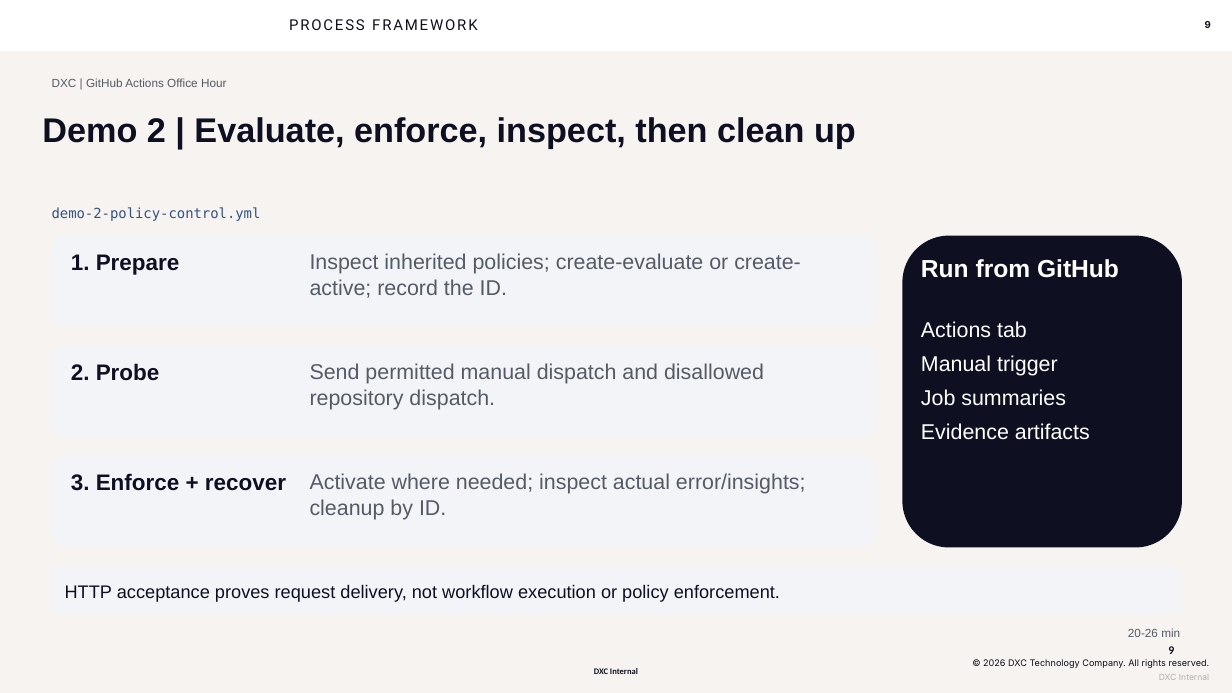
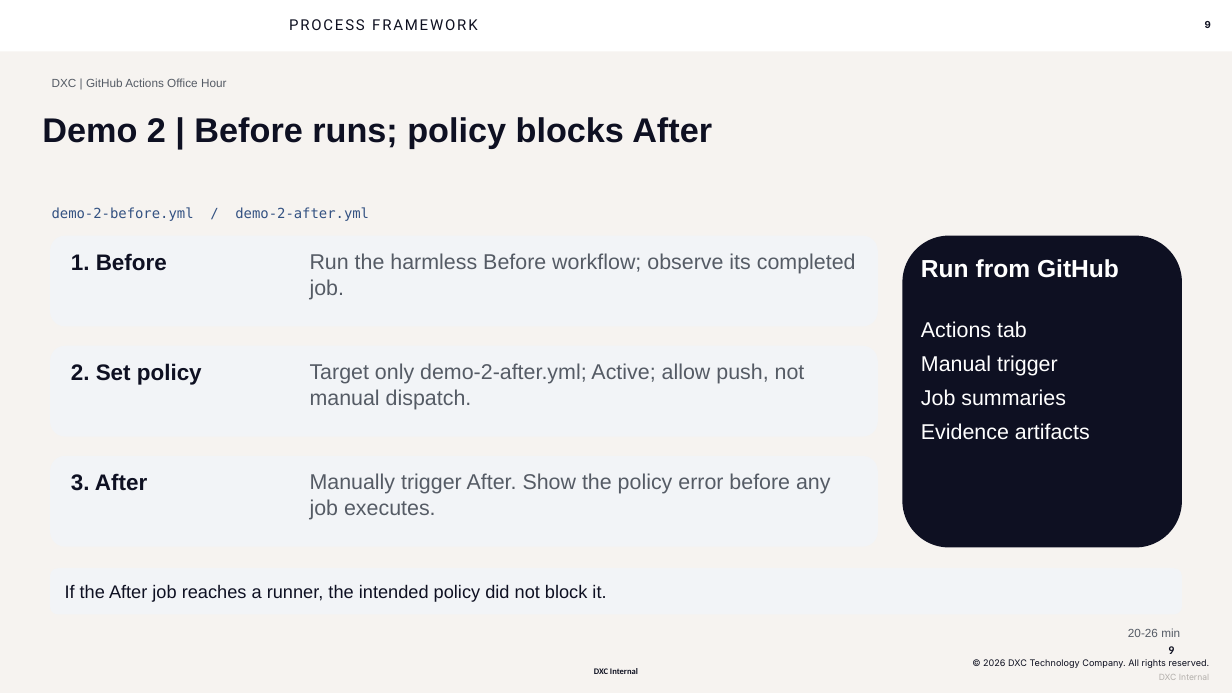
Before and after one commit to seandorsett/dxc-actions-office-hour, a slide deck: slide 9 of outputs/slides/dxc-actions-office-hour-2026-10-13.pptx. Drawn at 1232x693 pixels with LibreOffice and Linux fonts; fonts in the diff are those of the drawing; background and template pictures are left out. Boxes give left, top, right and bottom in pixels: in the first picture for what was removed or moved away, otherwise in the second. Text is boxed around its words. In the diff, an @@ line names an element or a change of style, - is before the commit and + after.

```diff
--- a/outputs/slides/dxc-actions-office-hour-2026-10-13.pptx
+++ b/outputs/slides/dxc-actions-office-hour-2026-10-13.pptx
@@ text at (x1=42, y1=117, x2=712, y2=148): text changed @@
-Demo 2 | Evaluate, enforce, inspect, then clean up
+Demo 2 | Before runs; policy blocks After
@@ text at (x1=52, y1=207, x2=369, y2=221): text changed @@
-demo-2-policy-control.yml
+demo-2-before.yml / demo-2-after.yml
@@ text at (x1=71, y1=253, x2=167, y2=271): text changed @@
-1. Prepare
+1. Before
@@ text at (x1=310, y1=253, x2=856, y2=300): text changed @@
-Inspect inherited policies; create-evaluate or create-active; record the ID.
+Run the harmless Before workflow; observe its completed job.
@@ text at (x1=71, y1=363, x2=202, y2=385): text changed @@
-2. Probe
+2. Set policy
@@ text at (x1=310, y1=363, x2=805, y2=410): text changed @@
-Send permitted manual dispatch and disallowed repository dispatch.
+Target only demo-2-after.yml; Active; allow push, not manual dispatch.
@@ text at (x1=71, y1=473, x2=147, y2=491): text changed @@
-3. Enforce + recover
+3. After
@@ text at (x1=310, y1=473, x2=831, y2=520): text changed @@
-Activate where needed; inspect actual error/insights; cleanup by ID.
+Manually trigger After. Show the policy error before any job executes.
@@ text in rounded rectangle at (x1=65, y1=584, x2=606, y2=602): text changed @@
-HTTP acceptance proves request delivery, not workflow execution or policy enforcement.
+If the After job reaches a runner, the intended policy did not block it.
```
Also in this commit, not shown: 13 other slides changed, 33 other files.
